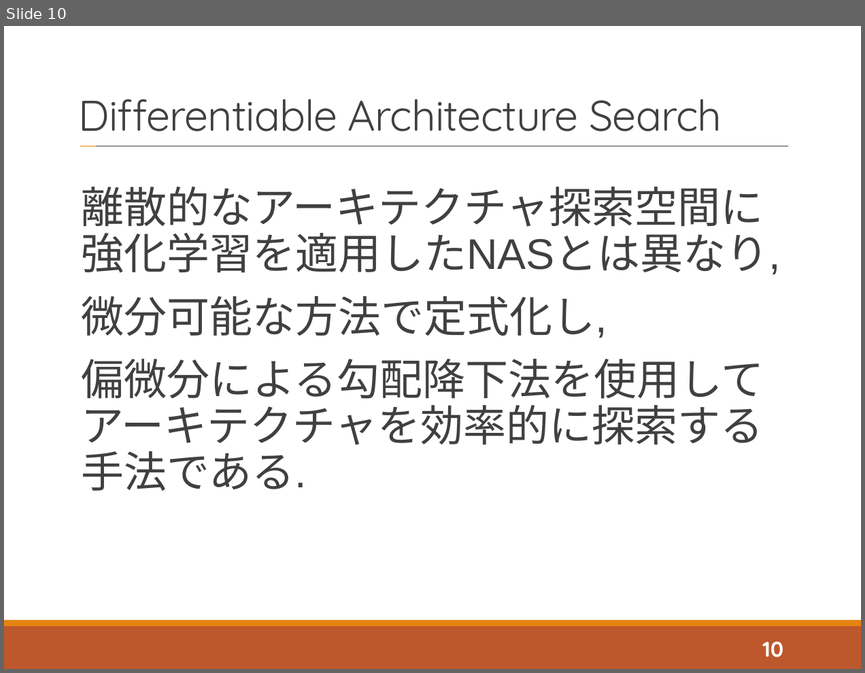
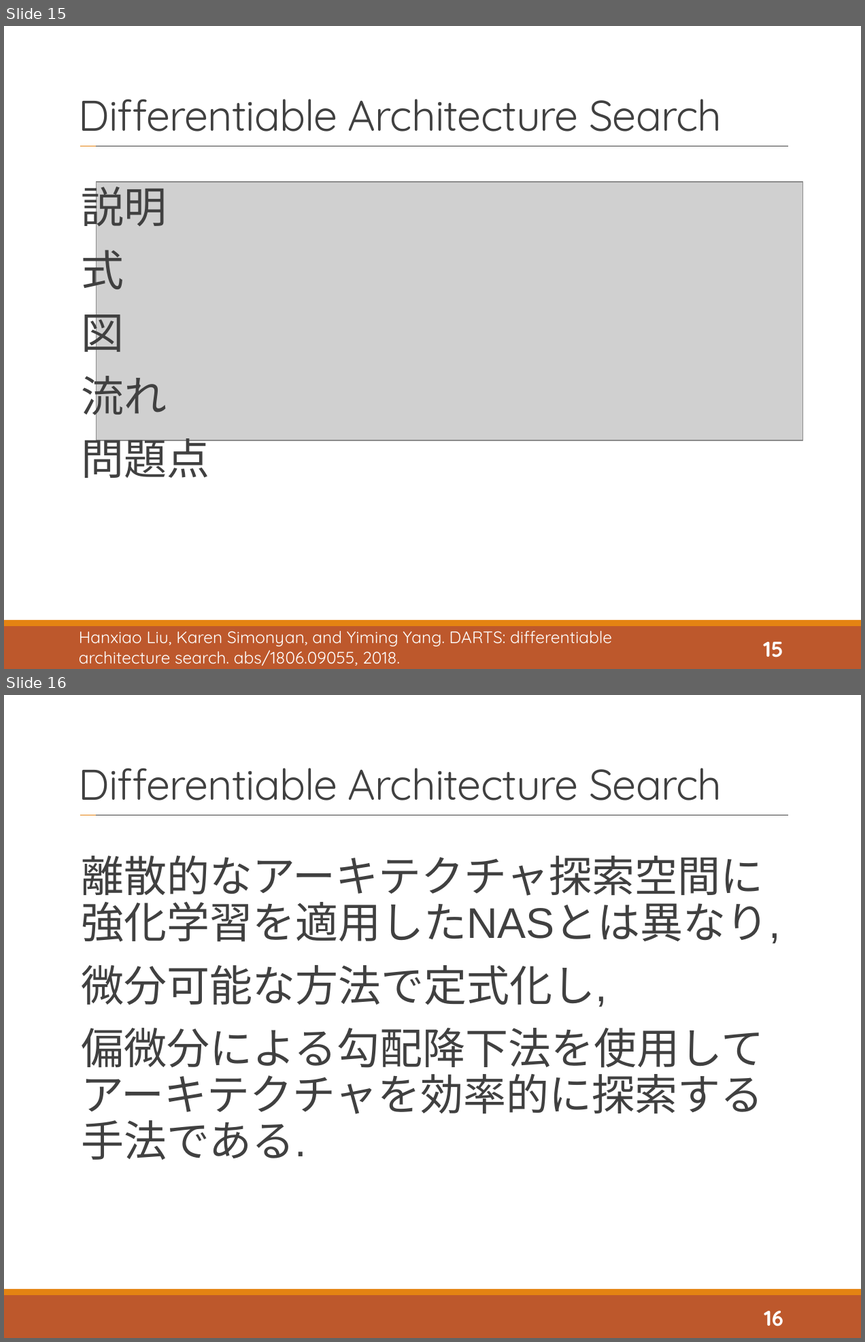
Before and after one commit to tatsuya-sugiyama/WeeklyReport, a slide deck: report/2020後期/2020_2nd_sugiyama.pptx. Shown one above the other, each under a label of ours: slide 10 before the commit, slides 15 and 16 after it. The pictures are 865x673 and 865x1342 pixels, drawn with LibreOffice and Linux fonts; fonts in the diff are those of the drawing; grey boxes stand for pictures. Boxes give left, top, right and bottom in pixels: in the first picture for what was removed or moved away, otherwise in the second. Text is boxed around its words. In the diff, an @@ line names an element or a change of style, - is before the commit and + after.

```diff
--- a/report/2020後期/2020_2nd_sugiyama.pptx
+++ b/report/2020後期/2020_2nd_sugiyama.pptx
@@ slide 15 added at (4, 26, 861, 669), background #FFFFFF; not listed: 4 template elements that a slide beside it also shows @@
@@ title added at (79, 99, 721, 131), 36 pt, text #404040 @@
+Differentiable Architecture Search
@@ text added at (81, 180, 209, 478), 36 pt, text #404040 @@
+説明
+式
+図
+流れ
+問題点
@@ picture added at (96, 182, 802, 441) @@
@@ text added at (79, 631, 612, 665), 14 pt, text #FFFFFF @@
+Hanxiao Liu, Karen Simonyan, and Yiming Yang. DARTS: differentiable architecture search. abs/1806.09055, 2018.
@@ page number added at (763, 641, 783, 657), 18 pt, text #FFFFFF, bold @@
+15
@@ what was slide 10 is now slide 16 @@
@@ page number at (764, 1310, 783, 1326): text changed @@
-10
+16
```
Also in this commit, not shown: 11 slides changed, 7 other slides added, 2 other files.
